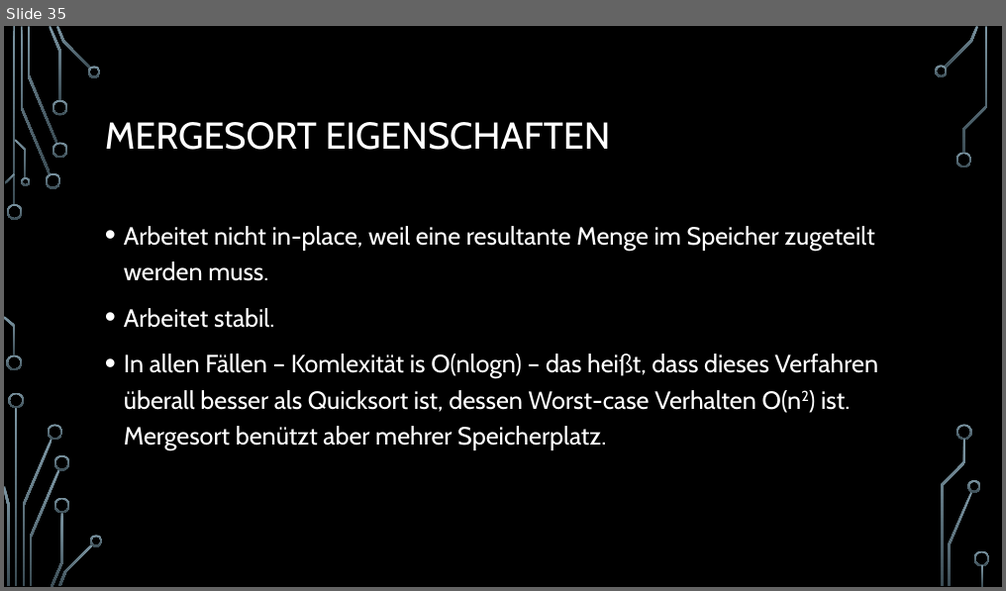
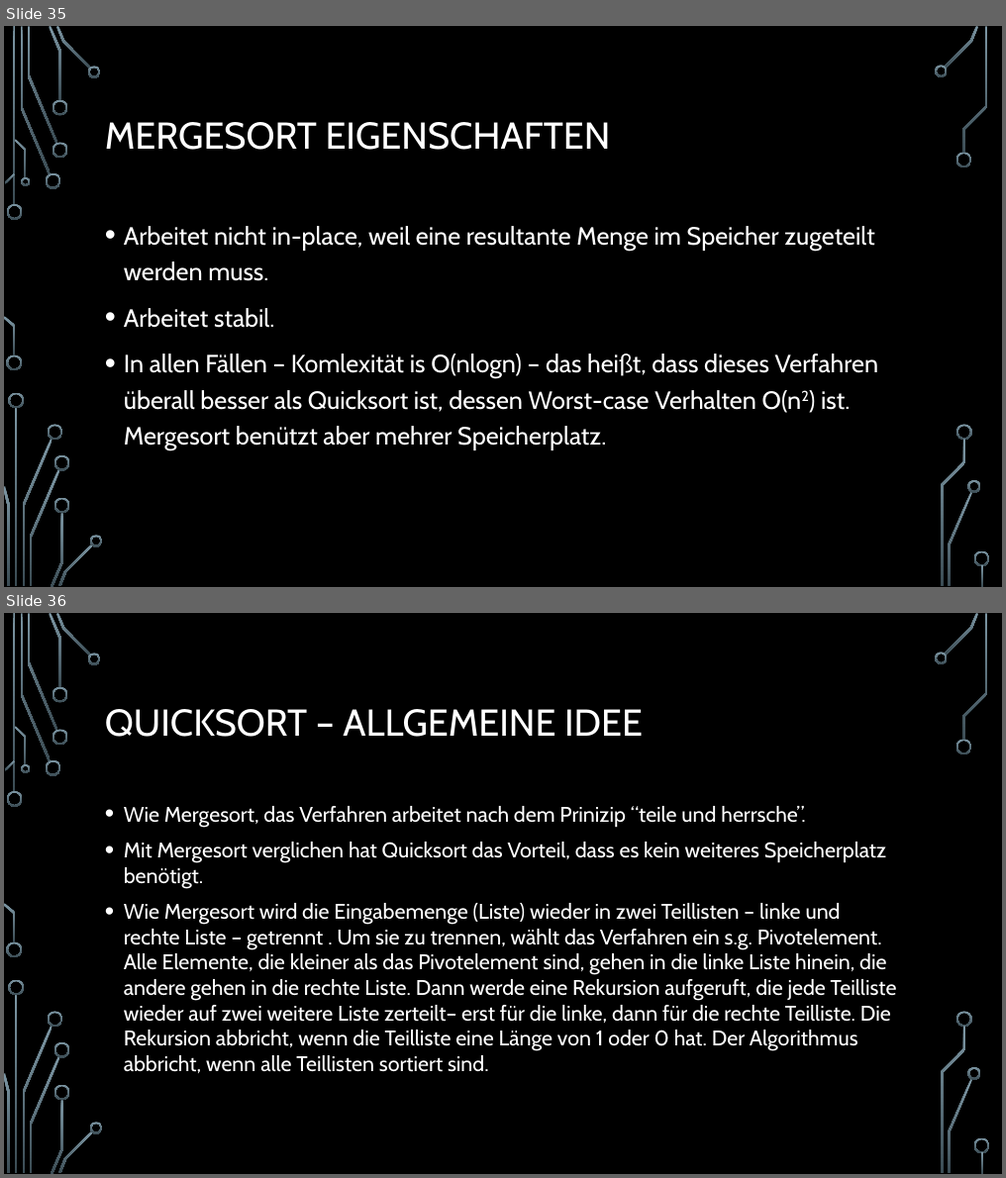
Before and after one commit to d-petrov/SortingAlgorithms, a slide deck: docs/sorting algorithms - presentation/Sortierverfahren.pptx. Shown one above the other, each under a label of ours: slide 35 before the commit, slides 35 and 36 after it. The pictures are 1006x591 and 1006x1178 pixels, drawn with LibreOffice and Linux fonts; fonts in the diff are those of the drawing; background and template pictures are left out. Boxes give left, top, right and bottom in pixels: in the first picture for what was removed or moved away, otherwise in the second. Text is boxed around its words. In the diff, an @@ line names an element or a change of style, - is before the commit and + after.

Commit message:
Added Quicksort to documentation

```diff
--- a/docs/sorting algorithms - presentation/Sortierverfahren.pptx
+++ b/docs/sorting algorithms - presentation/Sortierverfahren.pptx
@@ slide 36 added at [4,613,1002,1174], background picture (left out); not listed: 36 template elements that a slide beside it also shows @@
@@ title added at [105,709,643,737], 36 pt, text #FFFFFF @@
+QUICKSORT – ALLGEMEINE IDEE
@@ text added at [124,806,897,1073], 20.4 pt, text #FFFFFF @@
+• Wie Mergesort, das Verfahren arbeitet nach dem Prinizip “teile und herrsche”.
+• Mit Mergesort verglichen hat Quicksort das Vorteil, dass es kein weiteres Speicherplatz benötigt.
+• Wie Mergesort wird die Eingabemenge (Liste) wieder in zwei Teillisten – linke und rechte Liste – getrennt . Um sie zu trennen, wählt das Verfahren ein s.g. Pivotelement. Alle Elemente, die kleiner als das Pivotelement sind, gehen in die linke Liste hinein, die andere gehen in die rechte Liste. Dann werde eine Rekursion aufgeruft, die jede Teilliste wieder auf zwei weitere Liste zerteilt– erst für die linke, dann für die rechte Teilliste. Die Rekursion abbricht, wenn die Teilliste eine Länge von 1 oder 0 hat. Der Algorithmus abbricht, wenn alle Teillisten sortiert sind.
```
Also in this commit, not shown: 2 other slides added, 2 other files.
